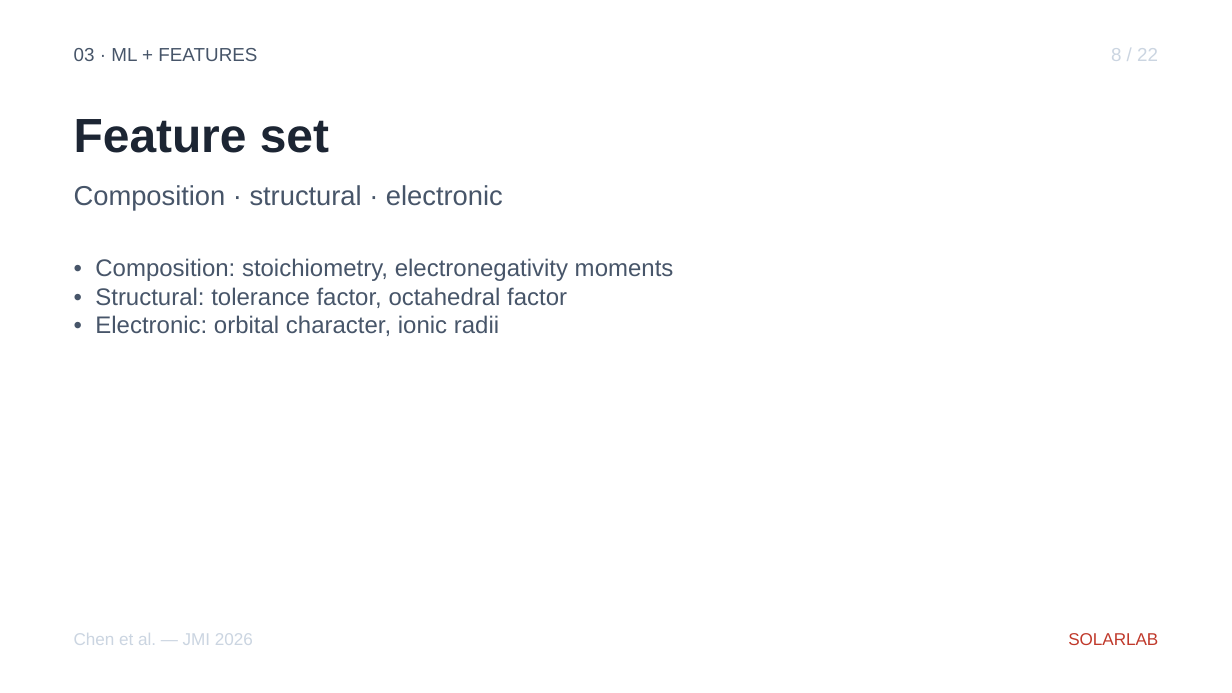
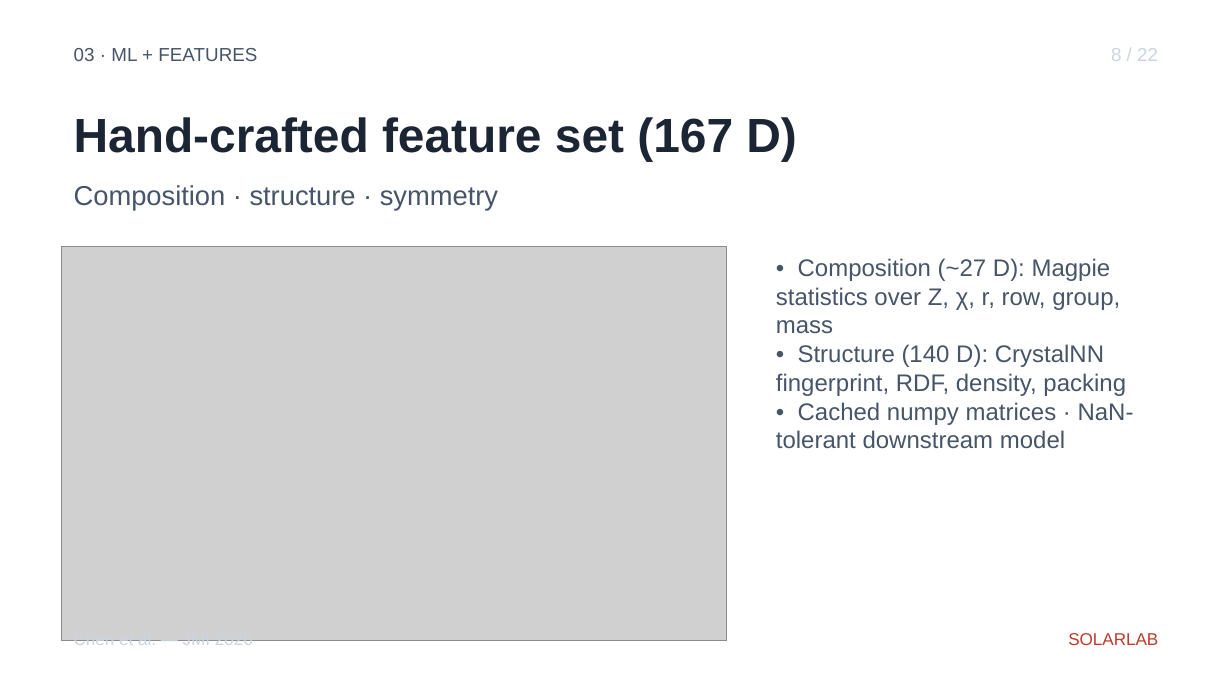
Before and after one commit to ShaneLogic/SolarLab, a slide deck: slide 11 of presentations/jmi-2026/output/jmi-2026.pptx. Drawn at 1232x693 pixels with LibreOffice and Linux fonts; fonts in the diff are those of the drawing; grey boxes stand for pictures. Boxes give left, top, right and bottom in pixels: in the first picture for what was removed or moved away, otherwise in the second. Text is boxed around its words. In the diff, an @@ line names an element or a change of style, - is before the commit and + after.

Commit message:
feat(jmi-ppt): refresh deck with real DFT/ML data from PV-Materials-Screening
Pulls real screening results, candidate properties, ML metrics, and figure
assets from /PhD/PV-Materials-Screening/3rd JMI Conference and rebuilds
the deck end-to-end. Copy.yaml replaces every R1–R4 placeholder with
ground-truth content from the technical doc.

Pipeline funnel filled in: >10⁵ MP/OQMD → 647 DFT-screened → 473
ML-ready → 41 PV-promising (y > 0.05) → 14 action list (y > 0.10).

ML metrics filled in: HistGBR + log1p target, 5-fold × 5-seed random
CV → R² = 0.466 ± 0.035, MAE = 0.012, top-20 recall = 0.50, +50 % R²
over the GPR / GB / ExT baseline. Prototype-grouped CV R² ≈ 0
flags the active-learning transfer gap.

Top-2 hits with all four PV descriptors:
  Hit #1 Se₁₆Sn₈Zr₄ (AB₂C₄, Pnma): E_g 1.12 eV, m 0.43, ε 19.5,
                                    E_b 7 meV, PV score 0.487
  Hit #2 Cs₂Sb₆Se₂   (ABC₃, C2/m): E_g 1.28 eV, m 0.81, ε 12.6,
                                    E_b 56 meV, PV score 0.298

Imports 7 figures into figures/output/ (gitignored — but the rebuilt
.pptx embeds them as bytes, so the committed deck is self-contained).
README documents the import workflow.

Funnel-arc title updated: "High-throughput DFT and small-sample ML
for chalcogenide PV absorber discovery, with device-scale validation".

Audit: 28 slides, 49 sub + 14 sup runs, no _/^ leaks.

Constraint: Source figures live in sibling project tree, gitignored
on import; deck binary (committed) embeds them so the artifact is
reproducible without the sibling tree
Confidence: high — every number traceable to PV_Screening_Technical_Documentation.docx
Scope-risk: narrow — copy + figure import + rebuild; no logic changes
Directive: Re-run the import block in README whenever the source
figures update; rerun build_deck.py + audit_typography.py after any
copy.yaml edit
Not-tested: Stability / phonon DOS data (R4) — not in source docs;
s12 reused for the population funnel instead

```diff
--- a/presentations/jmi-2026/output/jmi-2026.pptx
+++ b/presentations/jmi-2026/output/jmi-2026.pptx
@@ text at (74,117,797,161): text changed @@
-Feature set
+Hand-crafted feature set (167 D)
@@ text at (74,185,498,211): text changed @@
-Composition · structural · electronic
+Composition · structure · symmetry
@@ picture added at (62,246,727,641) @@
@@ text removed at (95,258,674,336) @@
-• Composition: stoichiometry, electronegativity moments
-• Structural: tolerance factor, octahedral factor
-• Electronic: orbital character, ionic radii
@@ text added at (776,258,1134,449), 14 pt, text #475569 @@
+• Composition (~27 D): Magpie statistics over Z, χ, r, row, group, mass
+• Structure (140 D): CrystalNN fingerprint, RDF, density, packing
+• Cached numpy matrices · NaN-tolerant downstream model
```
Also in this commit, not shown: 20 other slides changed, 1 slide added, 1 slide removed, 2 other files.
